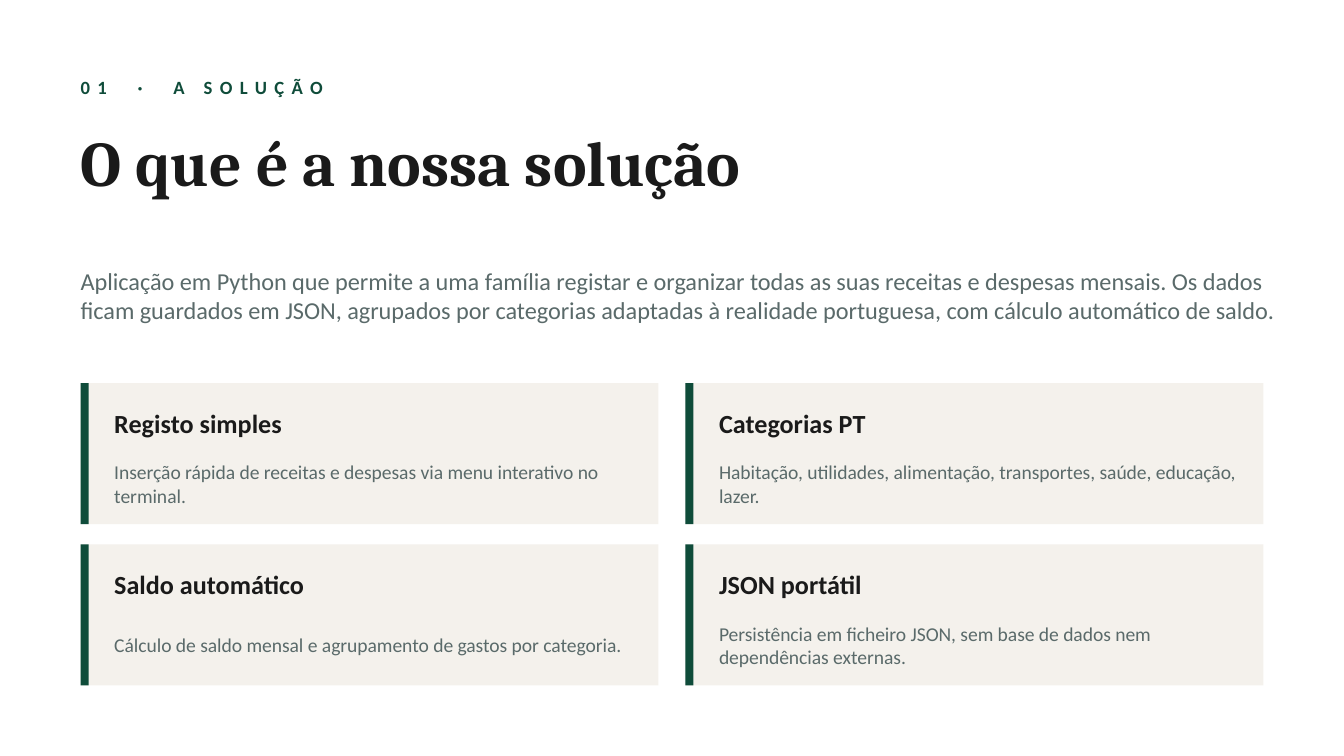
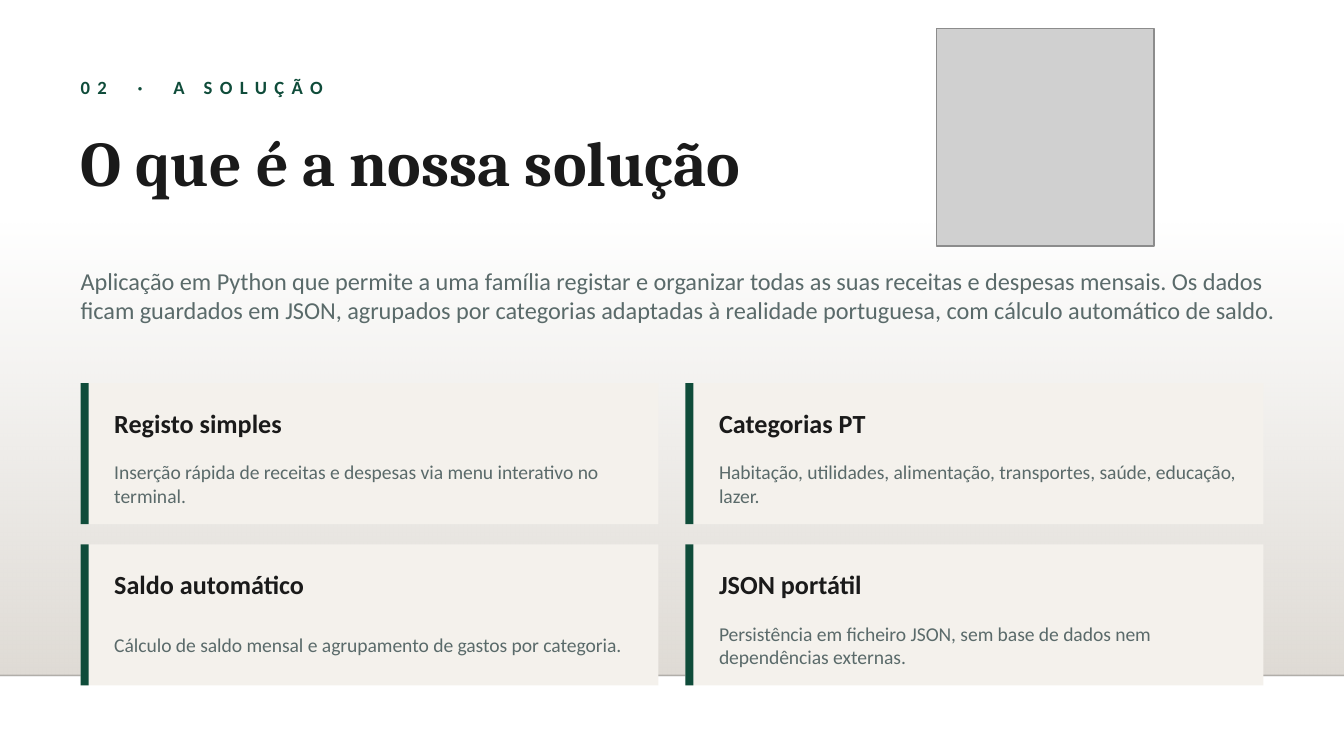
Before and after one commit to alexandreteixeira2025039-source/orcamentos-despesas-tf, a slide deck: slide 3 of docs/Orcamento_Familiar.pptx (slide 2 before the commit). Drawn at 1344x756 pixels with LibreOffice and Linux fonts; fonts in the diff are those of the drawing; grey boxes stand for pictures; background and template pictures are left out. Boxes give left, top, right and bottom in pixels: in the first picture for what was removed or moved away, otherwise in the second. Text is boxed around its words. In the diff, an @@ line names an element or a change of style, - is before the commit and + after.

```diff
--- a/docs/Orcamento_Familiar.pptx
+++ b/docs/Orcamento_Familiar.pptx
@@ picture added at <box>937,28,1154,246</box> @@
@@ text at <box>81,79,323,97</box>: text changed @@
-01 · A SOLUÇÃO
+02 · A SOLUÇÃO
@@ rectangle added at <box>0,223,1344,676</box>, fill gradient #DFDBD5 @@
@@ line added from (0, 676) to (1344, 676), #000001 1 pt @@
```
Also in this commit, not shown: 3 other slides changed, 2 other files.
